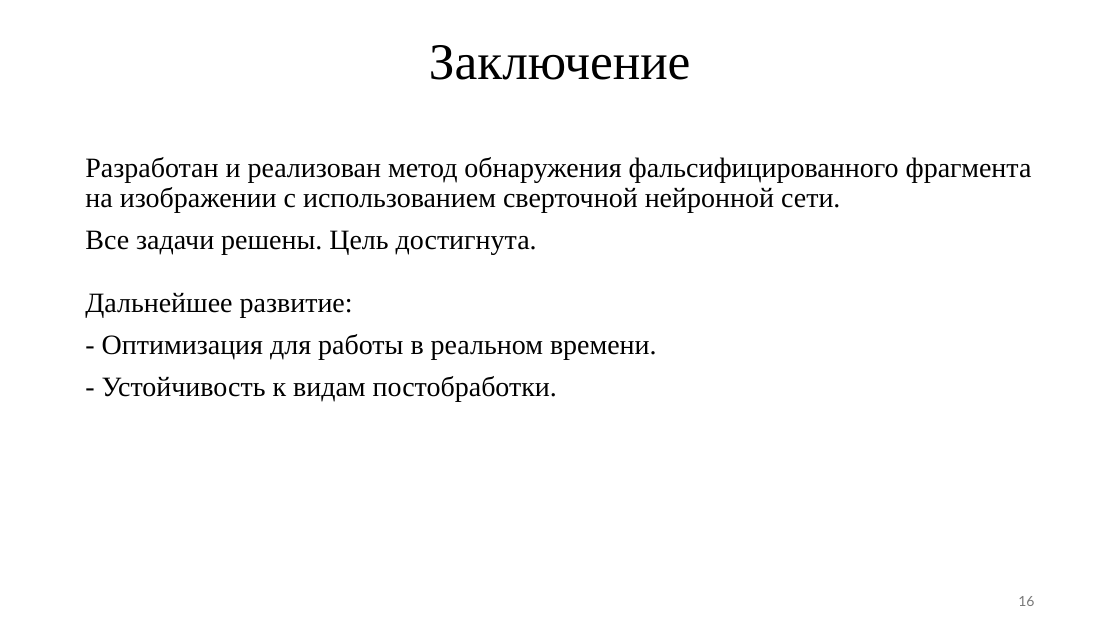
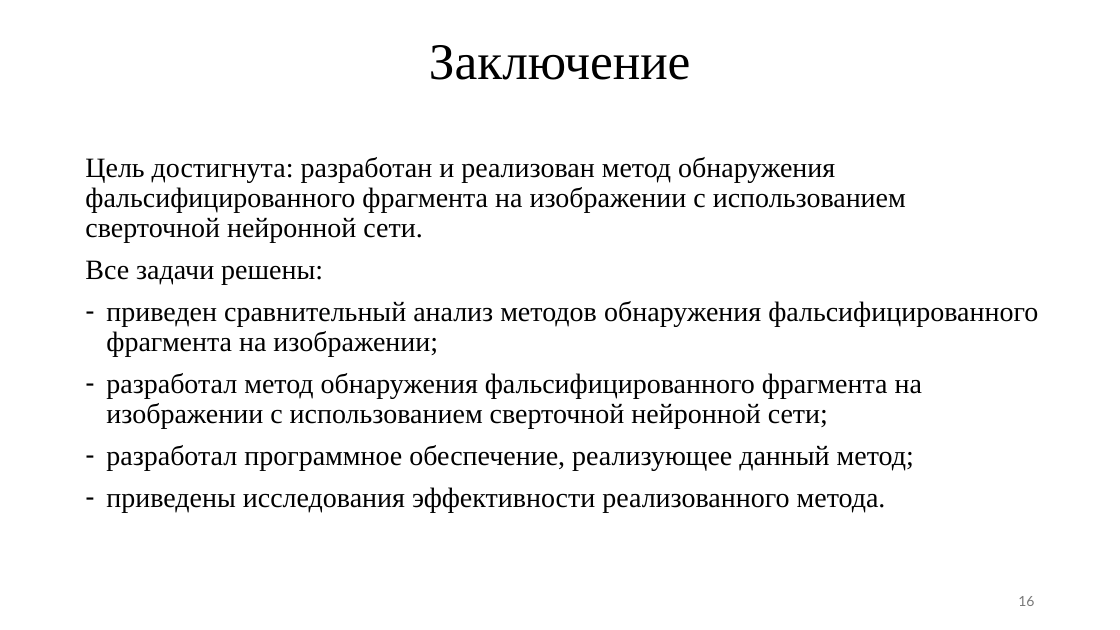
Before and after one commit to jokerva1010123/BMSTU-Diplom-Magis, a slide deck: slide 16 of presentation.pptx. Drawn at 1120x630 pixels with LibreOffice and Linux fonts; fonts in the diff are those of the drawing. Boxes give left, top, right and bottom in pixels: in the first picture for what was removed or moved away, otherwise in the second. Text is boxed around its words. In the diff, an @@ line names an element or a change of style, - is before the commit and + after.

```diff
--- a/presentation.pptx
+++ b/presentation.pptx
@@ text at (x1=85, y1=157, x2=1038, y2=513): text changed @@
-Разработан и реализован метод обнаружения фальсифицированного фрагмента на изображении с использованием сверточной нейронной сети.
-Все задачи решены. Цель достигнута.
-Дальнейшее развитие:
-- Оптимизация для работы в реальном времени.
-- Устойчивость к видам постобработки.
+Цель достигнута: разработан и реализован метод обнаружения фальсифицированного фрагмента на изображении с использованием сверточной нейронной сети.
+Все задачи решены:
+– приведен сравнительный анализ методов обнаружения фальсифицированного фрагмента на изображении;
+– разработал метод обнаружения фальсифицированного фрагмента на изображении с использованием сверточной нейронной сети;
+– разработал программное обеспечение, реализующее данный метод;
+– приведены исследования эффективности реализованного метода.
```
Also in this commit, not shown: 6 other slides changed, 27 other files.
